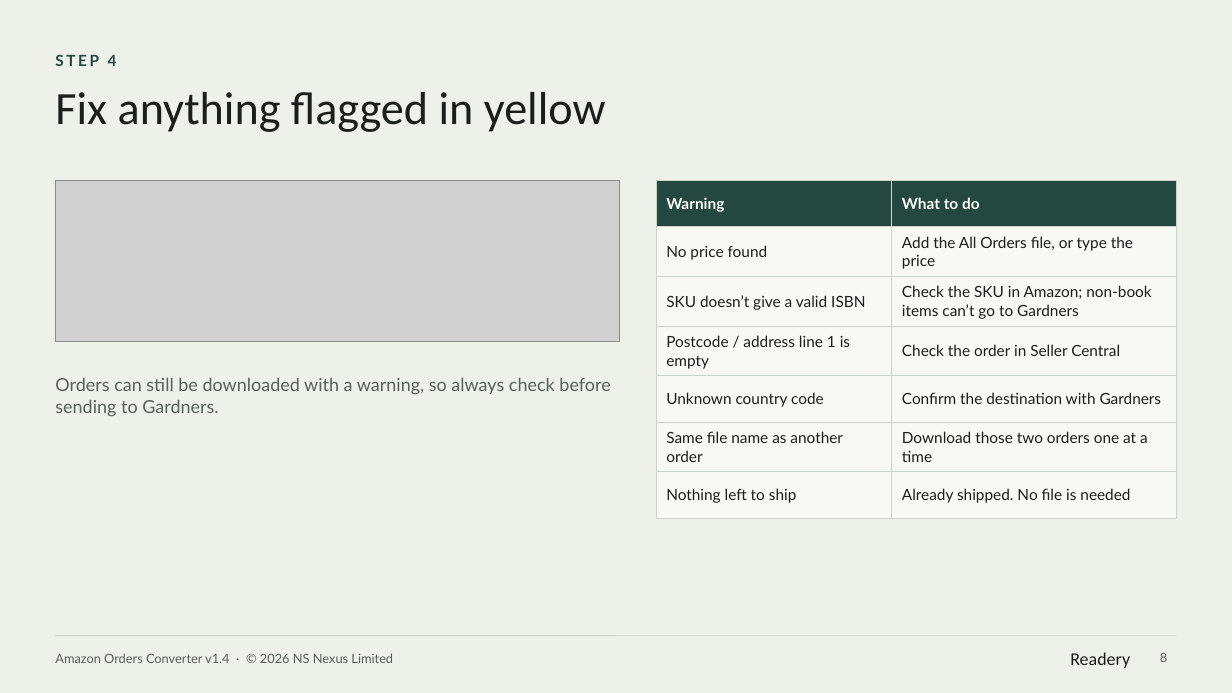
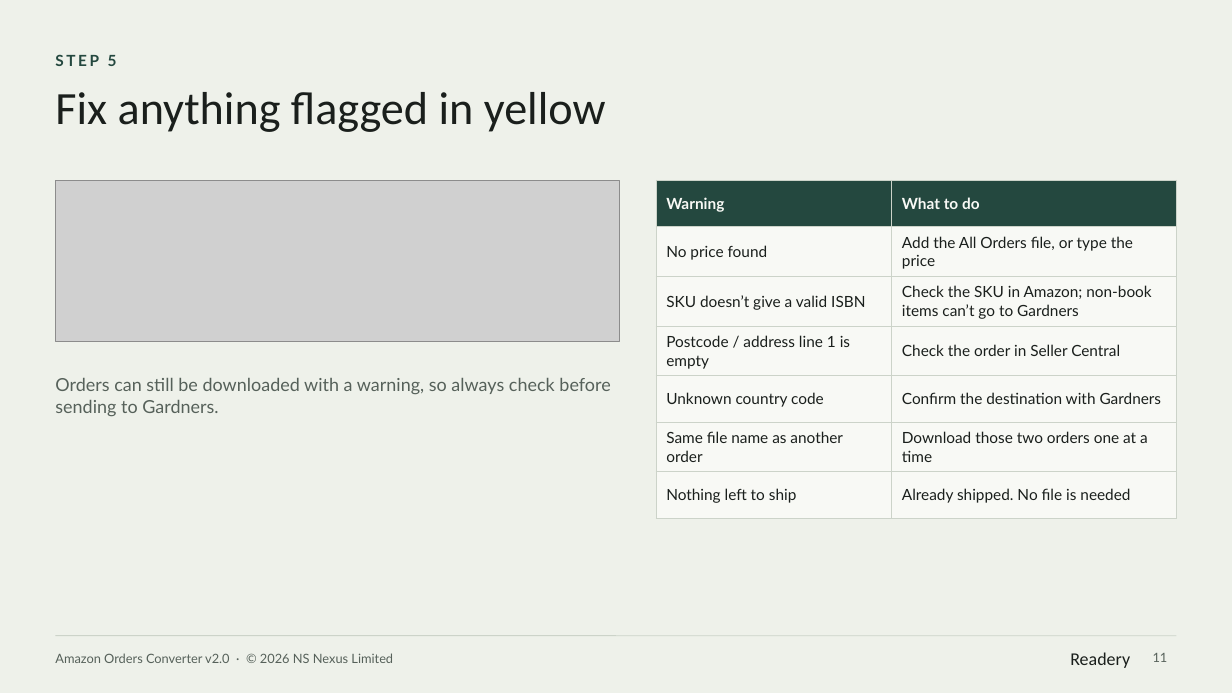
Before and after one commit to rado-penov/readery, a slide deck: slide 11 of orderconverter/Amazon-Orders-Converter-User-Manual.pptx (slide 8 before the commit). Drawn at 1232x693 pixels with LibreOffice and Linux fonts; fonts in the diff are those of the drawing; grey boxes stand for pictures. Boxes give left, top, right and bottom in pixels: in the first picture for what was removed or moved away, otherwise in the second. Text is boxed around its words. In the diff, an @@ line names an element or a change of style, - is before the commit and + after.

```diff
--- a/orderconverter/Amazon-Orders-Converter-User-Manual.pptx
+++ b/orderconverter/Amazon-Orders-Converter-User-Manual.pptx
@@ text at (55, 54, 117, 66): text changed @@
-STEP 4
+STEP 5
@@ text at (55, 653, 393, 663): text changed @@
-Amazon Orders Converter v1.4 · © 2026 NS Nexus Limited
+Amazon Orders Converter v2.0 · © 2026 NS Nexus Limited
@@ page number at (1153, 653, 1168, 662): text changed @@
-8
+11
```
Also in this commit, not shown: 13 other slides changed, 4 slides added, 7 other files.
